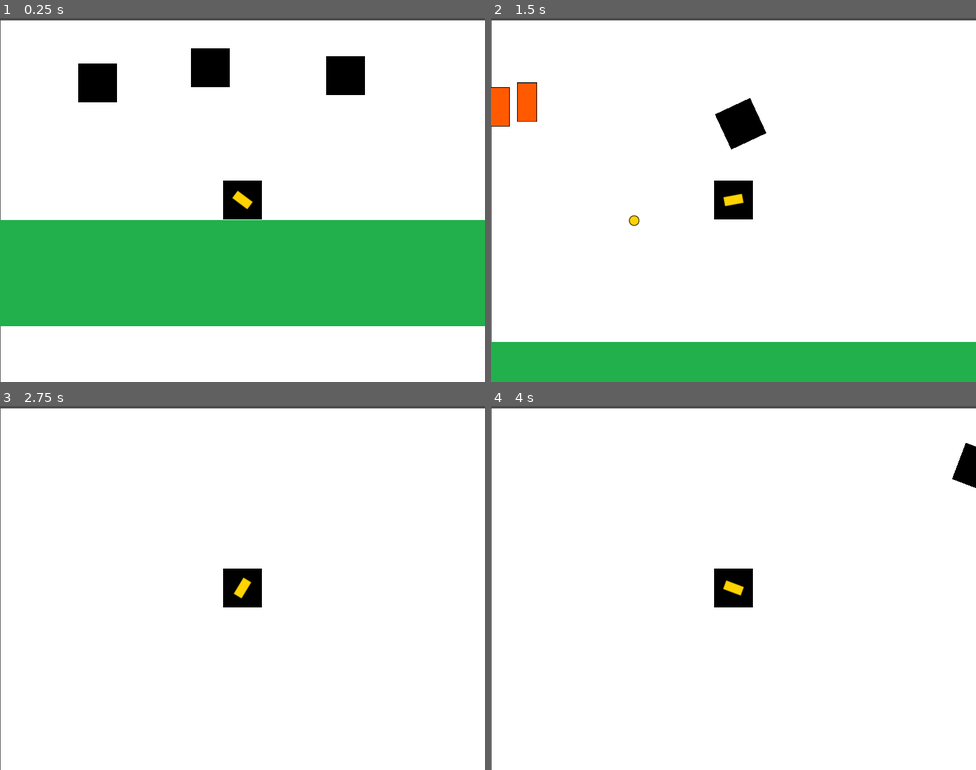
Above: before the commit, frames 1-4 (two rows, left to right).
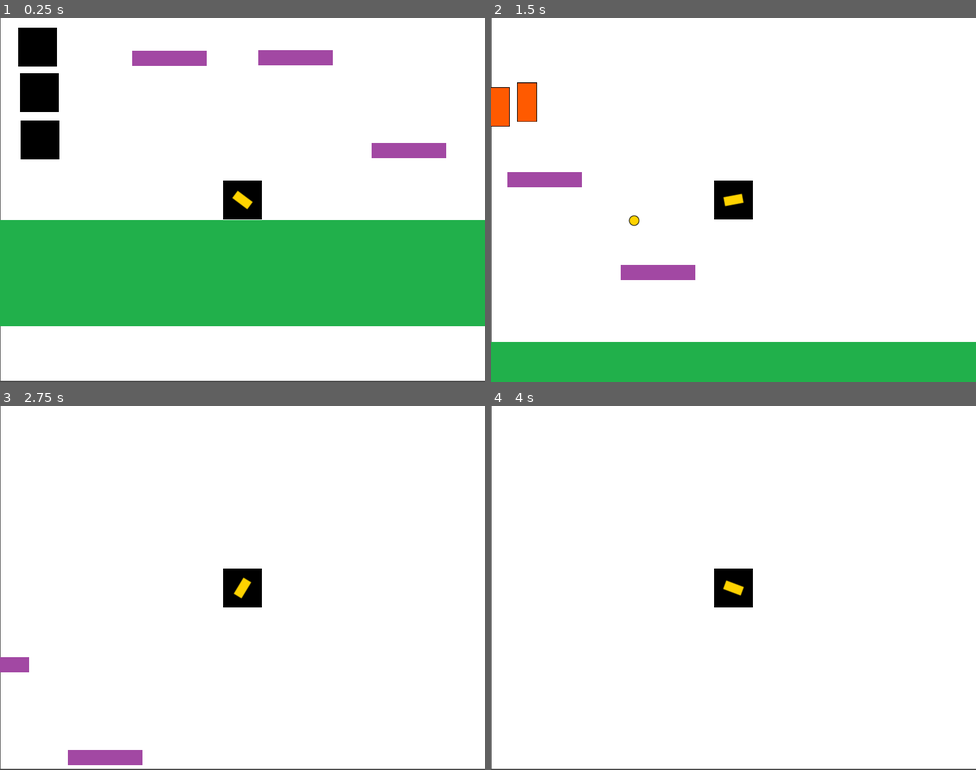
Above: after the commit, the same moments.

Repository: nicolastpi01/entregas-ipv-garcia-nicolas
Game: Godot game, scene res://Main.tscn
Same seed, same stepped clock (60 frames per second), same inputs: the game is played once before the commit and once after it.
Inputs (mouse positions are in pixels of both pictures, inside the frame that each line leads up to):
- Up to frame 1 (0.25 s): no input
- Up to frame 2 (1.5 s): move the mouse to (840, 181) at 0.52 s; hold D (move_right) 0.53-1.28 s; click (840, 181) at 0.6 s; tap Up (jump) at 0.77 s; move the mouse to (636, 218) at 1.27 s; hold A (move_left) from 1.28 s (still down); click (636, 218) at 1.35 s
- Up to frame 3 (2.75 s): tap Up (jump) at 1.52 s; move the mouse to (291, 507) at 2.02 s; release A (move_left) at 2.03 s; hold D (move_right) from 2.03 s (still down); click (291, 507) at 2.1 s
- Up to frame 4 (4 s): move the mouse to (709, 660) at 2.77 s; click (709, 660) at 2.85 s; tap Up (jump) at 3.02, 3.77 s; move the mouse to (879, 642) at 3.52 s; release D (move_right) at 3.53 s; hold A (move_left) from 3.53 s (still down); click (879, 642) at 3.6 s

The runs differ from the first frame. In frame 1, 7.9% of the frame differs, in the area x 0-100%, y 0-100%; in frame 2, 2.8%; in frame 3, 1.9%; in frame 4, 1.4%.

Commit message:
agrego algunas plataformas

Diff:
--- a/entrega-5-garcia-nicolas/Main.tscn
+++ b/entrega-5-garcia-nicolas/Main.tscn
@@ -7,6 +7,7 @@
 [ext_resource path="res://entities/enemies/TurretsSpawner.gd" type="Script" id=5]
 [ext_resource path="res://entities/world/Floor.tscn" type="PackedScene" id=6]
 [ext_resource path="res://entities/world/Cube.tscn" type="PackedScene" id=7]
+[ext_resource path="res://entities/world/Plattform.tscn" type="PackedScene" id=8]
 
 [node name="Main" type="Node"]
 script = ExtResource( 3 )
@@ -18,9 +19,9 @@
 anchor_right = 1.0
 anchor_bottom = 1.0
 margin_left = 1.0
-margin_top = 4.0
+margin_top = -2.0
 margin_right = 1.0
-margin_bottom = 4.0
+margin_bottom = -2.0
 texture = ExtResource( 2 )
 expand = true
 
@@ -46,9 +47,22 @@
 position = Vector2( 1983, 517 )
 
 [node name="Cube" parent="." instance=ExtResource( 7 )]
+position = Vector2( 78, 216 )
 
 [node name="Cube2" parent="." instance=ExtResource( 7 )]
-position = Vector2( 583, 188 )
+position = Vector2( 79, 294 )
 
 [node name="Cube3" parent="." instance=ExtResource( 7 )]
-position = Vector2( 360, 175 )
+position = Vector2( 75, 141 )
+
+[node name="Plattform" parent="." instance=ExtResource( 8 )]
+position = Vector2( 688, 315 )
+rotation = 0.0
+
+[node name="Plattform2" parent="." instance=ExtResource( 8 )]
+position = Vector2( 501, 162 )
+rotation = 0.0
+
+[node name="Plattform3" parent="." instance=ExtResource( 8 )]
+position = Vector2( 293, 163 )
+rotation = 0.0
--- /dev/null
+++ b/entrega-5-garcia-nicolas/entities/world/Plattform.tscn
@@ -0,0 +1,17 @@
+[gd_scene load_steps=3 format=2]
+
+[ext_resource path="res://assets/textures/plattform.png" type="Texture" id=1]
+
+[sub_resource type="RectangleShape2D" id=1]
+extents = Vector2( 61.5, 10 )
+
+[node name="Plattform" type="StaticBody2D"]
+rotation = 1.5708
+
+[node name="Sprite" type="Sprite" parent="."]
+scale = Vector2( 0.675824, 0.446429 )
+texture = ExtResource( 1 )
+
+[node name="CollisionShape2D" type="CollisionShape2D" parent="."]
+position = Vector2( -1.5, 0 )
+shape = SubResource( 1 )
Not shown: 1 places in entrega-5-garcia-nicolas/Main.tscn that only renumber resources
Binary file added: entrega-5-garcia-nicolas/assets/textures/plattform.png
Not shown, added: entrega-5-garcia-nicolas/assets/textures/plattform.png.import
